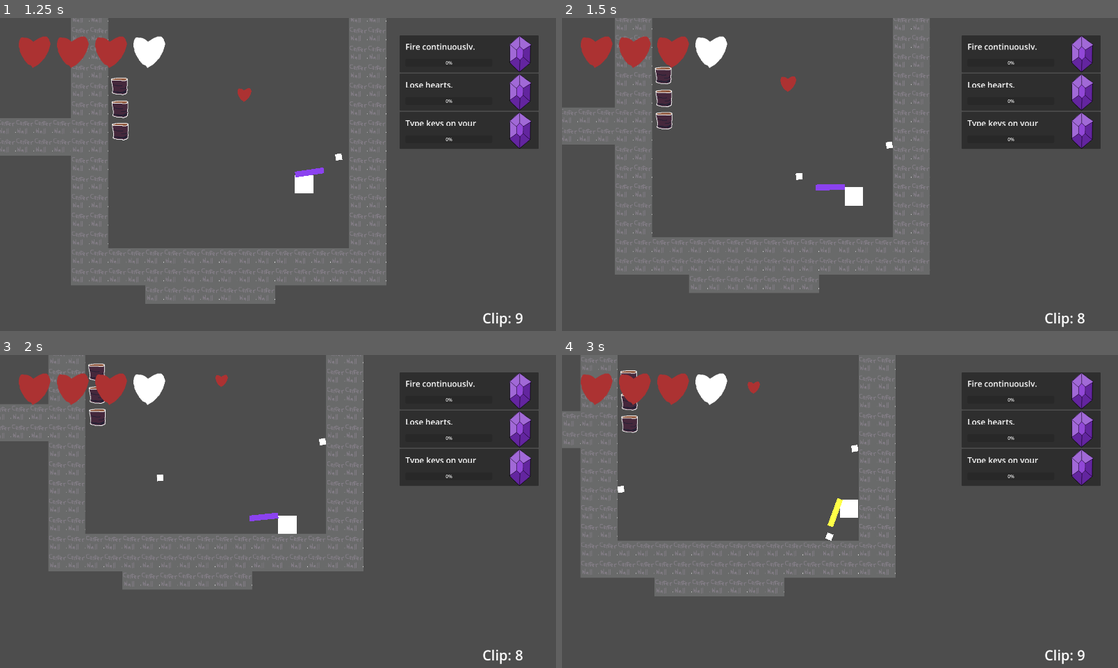
Above: before the commit, frames 1-4 (two rows, left to right).
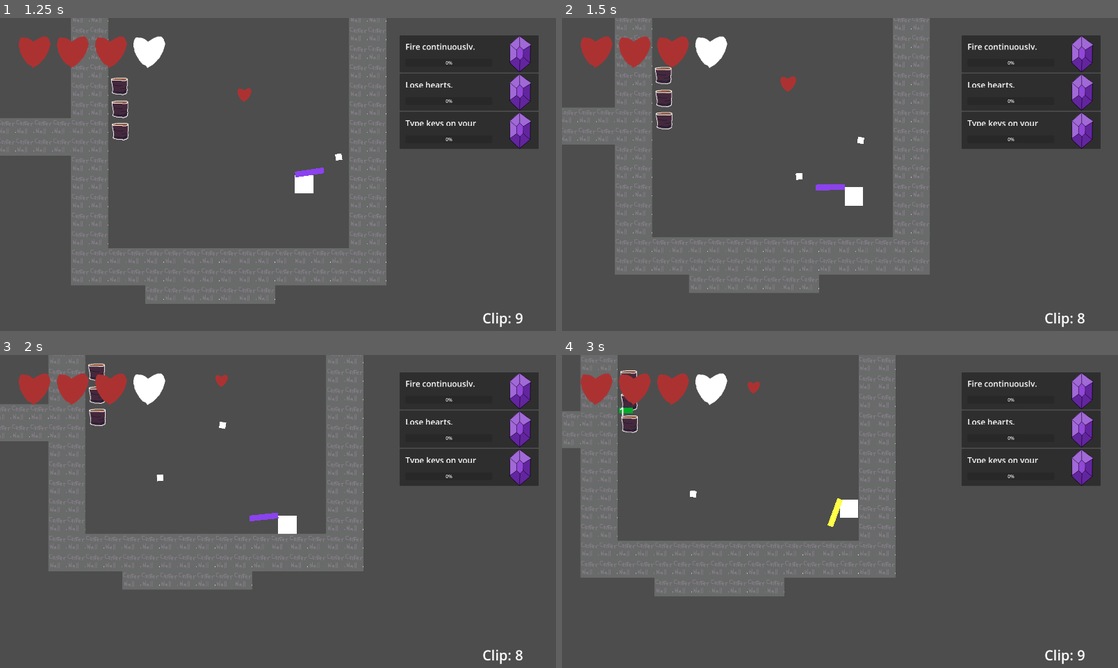
Above: after the commit, the same moments.

Repository: precup/LD51
Game: Godot game, scene res://root.tscn
Same seed, same stepped clock (60 frames per second), same inputs: the game is played once before the commit and once after it.
Inputs (mouse positions are in pixels of both pictures, inside the frame that each line leads up to):
- Up to frame 1 (1.25 s): tap Enter at 0.5 s; move the mouse to (400, 158) at 0.52 s; hold D (right) from 0.53 s (still down); tap Mouse wheel up (change_gun) at 0.6 s; click (400, 158) at 0.67 s
- Up to frame 2 (1.5 s): move the mouse to (728, 190) at 1.27 s; release D (right) at 1.28 s; hold S (down) from 1.28 s (still down); click (728, 190) at 1.35 s
- Up to frame 3 (2 s): keep holding S (down)
- Up to frame 4 (3 s): move the mouse to (895, 442) at 2.02 s; release S (down) at 2.03 s; hold D (right) 2.03-2.78 s; tap Mouse wheel up (change_gun) at 2.1 s; move the mouse to (812, 574) at 2.77 s; hold W (up) from 2.78 s (still down); click (812, 574) at 2.85 s

Frame 1 is identical in both runs. In frame 2, less than 0.1% of the frame differs, in the area x 53-60%, y 38-42%; in frame 3, less than 0.1%; in frame 4, 0.2%, in the area x 10-54%, y 16-60%.

Commit message:
fix bullet bug

Diff:
--- a/bullet.gd
+++ b/bullet.gd
@@ -31,11 +31,8 @@
     var enemy_hit: bool = false
     var destructible_hit = false
 
-    if collider == null:
-      return
-
     # never collide against self
-    if collider.get_parent() == _gun:
+    if collider != null and collider.get_parent() == _gun:
       return
 
     for enemy in get_tree().get_nodes_in_group("enemies"):
--- a/ui.tscn
+++ b/ui.tscn
@@ -22,7 +22,6 @@
 theme_override_constants/margin_top = 60
 
 [node name="health_container" type="HBoxContainer" parent="margin"]
-layout_mode = 2
 offset_left = 60.0
 offset_top = 60.0
 offset_right = 584.0
@@ -30,23 +29,19 @@
 script = ExtResource("3_bryk1")
 
 [node name="heart" parent="margin/health_container" instance=ExtResource("4_xbvb8")]
-layout_mode = 2
 offset_bottom = 128.0
 
 [node name="heart2" parent="margin/health_container" instance=ExtResource("4_xbvb8")]
-layout_mode = 2
 offset_left = 132.0
 offset_right = 260.0
 offset_bottom = 128.0
 
 [node name="heart3" parent="margin/health_container" instance=ExtResource("4_xbvb8")]
-layout_mode = 2
 offset_left = 264.0
 offset_right = 392.0
 offset_bottom = 128.0
 
 [node name="heart4" parent="margin/health_container" instance=ExtResource("4_xbvb8")]
-layout_mode = 2
 offset_left = 396.0
 offset_right = 524.0
 offset_bottom = 128.0
@@ -62,7 +57,6 @@
 theme_override_constants/margin_right = 60
 
 [node name="quest_container" type="VBoxContainer" parent="margin2"]
-layout_mode = 2
 offset_top = 60.0
 offset_right = 164.0
 offset_bottom = 485.0
